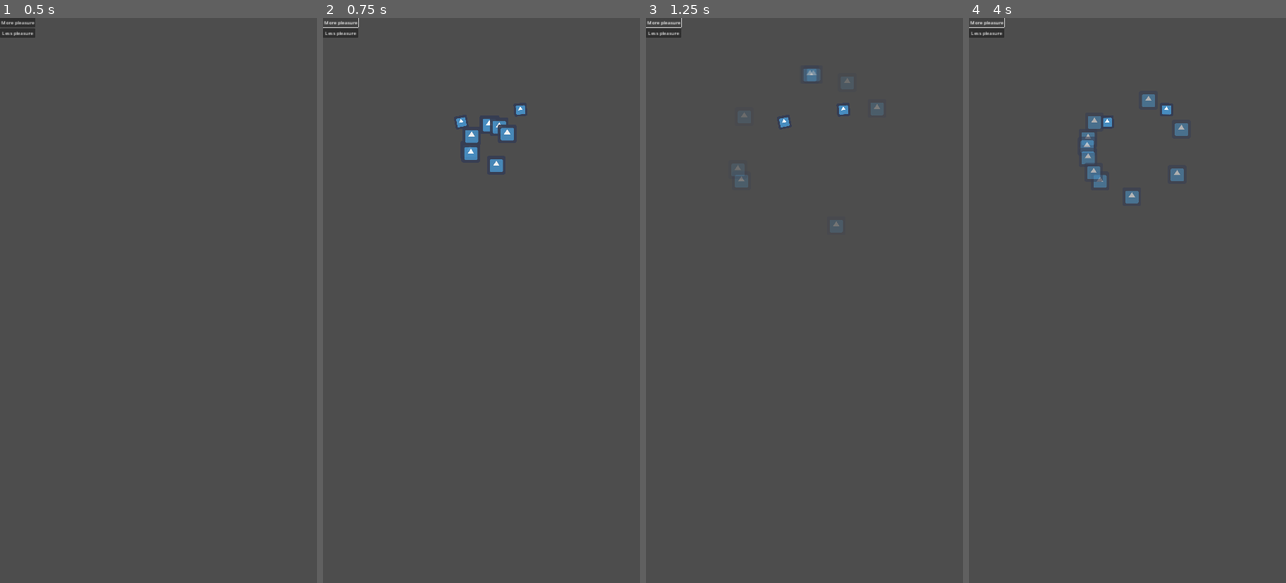
Above: before the commit, frames 1-4 (left to right).
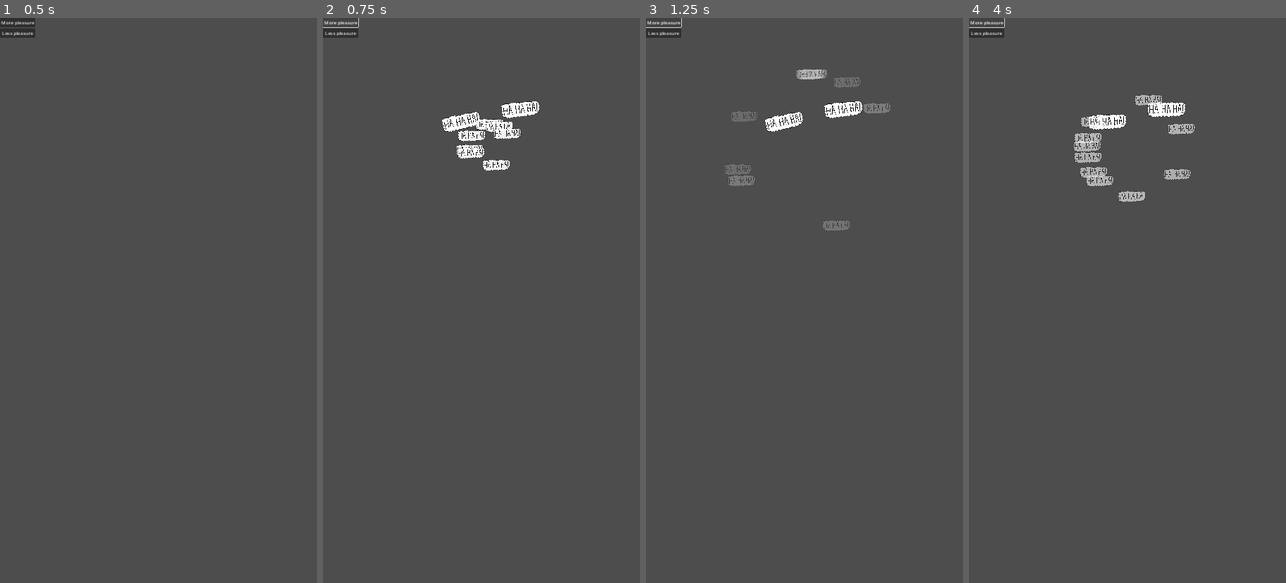
Above: after the commit, the same moments.

Repository: lemurivolta/ggj2024
Game: Godot game, scene res://components/laugh_or_grr/laugh_or_grr_test.tscn
Same seed, same stepped clock (60 frames per second), same inputs: the game is played once before the commit and once after it. This scene is started directly instead of the project's main scene. The engine's default icon, where the game draws it, is replaced by a stand-in: a white triangle on a blue panel in a dark square.
Inputs:
- Up to frame 1 (0.5 s): no input
- Up to frame 2 (0.75 s): click "More pleasure" at 0.5 s
- Up to frame 3 (1.25 s): no input
- Up to frame 4 (4 s): click "Less pleasure" at 1.25 s; click "More pleasure" at 2 s; click "Less pleasure" at 2.75 s; click "More pleasure" at 3.5 s

Frame 1 is identical in both runs. In frame 2, 1.4% of the frame differs, in the area x 37-69%, y 14-28%; in frame 3, 1.5%; in frame 4, 1.9%, in the area x 32-72%, y 13-33%.

Commit message:
feat: laugh/grr sprites

Diff:
--- a/components/laugh_or_grr/laugh_or_grr.tscn
+++ b/components/laugh_or_grr/laugh_or_grr.tscn
@@ -1,7 +1,8 @@
-[gd_scene load_steps=4 format=3 uid="uid://b65s2f6rnfxt1"]
-
-[ext_resource type="Texture2D" uid="uid://cnssbm8x5rjsb" path="res://icon.png" id="1_5ohxh"]
+[gd_scene load_steps=5 format=3 uid="uid://b65s2f6rnfxt1"]
+
 [ext_resource type="Script" path="res://components/laugh_or_grr/laugh_or_grr.gd" id="1_wi7hq"]
+[ext_resource type="Texture2D" uid="uid://bfdvg43dlndn6" path="res://Assets/2D/RISATA (2).png" id="2_6nq1o"]
+[ext_resource type="Texture2D" uid="uid://bmbvy1rruwx2v" path="res://Assets/2D/RABBIA (1).png" id="3_jr81g"]
 [ext_resource type="PackedScene" uid="uid://d3nojpv4x7v1p" path="res://components/laugh_or_grr/reaction_particles_2d.tscn" id="3_y3p8s"]
 
 [node name="LaughOrGrr" type="Node2D" node_paths=PackedStringArray("sprites_happy", "sprites_enraged")]
@@ -16,37 +17,44 @@
 [node name="Sprite2D" type="Sprite2D" parent="HappyLevel1"]
 visible = false
 position = Vector2(410, 305)
-texture = ExtResource("1_5ohxh")
+scale = Vector2(0.1, 0.1)
+texture = ExtResource("2_6nq1o")
 
 [node name="Sprite2D2" type="Sprite2D" parent="HappyLevel1"]
 visible = false
 position = Vector2(698, 245)
-texture = ExtResource("1_5ohxh")
+scale = Vector2(0.1, 0.1)
+texture = ExtResource("2_6nq1o")
 
 [node name="Sprite2D3" type="Sprite2D" parent="HappyLevel1"]
 visible = false
 position = Vector2(892, 463)
-texture = ExtResource("1_5ohxh")
+scale = Vector2(0.1, 0.1)
+texture = ExtResource("2_6nq1o")
 
 [node name="Sprite2D4" type="Sprite2D" parent="HappyLevel1"]
 visible = false
 position = Vector2(292, 491)
-texture = ExtResource("1_5ohxh")
+scale = Vector2(0.1, 0.1)
+texture = ExtResource("2_6nq1o")
 
 [node name="Sprite2D5" type="Sprite2D" parent="HappyLevel1"]
 visible = false
 position = Vector2(776, 703)
-texture = ExtResource("1_5ohxh")
+scale = Vector2(0.1, 0.1)
+texture = ExtResource("2_6nq1o")
 
 [node name="Sprite2D6" type="Sprite2D" parent="HappyLevel1"]
 visible = false
 position = Vector2(468, 747)
-texture = ExtResource("1_5ohxh")
+scale = Vector2(0.1, 0.1)
+texture = ExtResource("2_6nq1o")
 
 [node name="Sprite2D7" type="Sprite2D" parent="HappyLevel1"]
 visible = false
 position = Vector2(448, 595)
-texture = ExtResource("1_5ohxh")
+scale = Vector2(0.1, 0.1)
+texture = ExtResource("2_6nq1o")
 
 [node name="HappyLevel2" type="Node2D" parent="."]
 position = Vector2(-92, -56)
@@ -55,37 +63,44 @@
 [node name="Sprite2D" type="Sprite2D" parent="HappyLevel2"]
 visible = false
 position = Vector2(410, 305)
-texture = ExtResource("1_5ohxh")
+scale = Vector2(0.1, 0.1)
+texture = ExtResource("2_6nq1o")
 
 [node name="Sprite2D2" type="Sprite2D" parent="HappyLevel2"]
 visible = false
 position = Vector2(698, 245)
-texture = ExtResource("1_5ohxh")
+scale = Vector2(0.1, 0.1)
+texture = ExtResource("2_6nq1o")
 
 [node name="Sprite2D3" type="Sprite2D" parent="HappyLevel2"]
 visible = false
 position = Vector2(892, 463)
-texture = ExtResource("1_5ohxh")
+scale = Vector2(0.1, 0.1)
+texture = ExtResource("2_6nq1o")
 
 [node name="Sprite2D4" type="Sprite2D" parent="HappyLevel2"]
 visible = false
 position = Vector2(292, 491)
-texture = ExtResource("1_5ohxh")
+scale = Vector2(0.1, 0.1)
+texture = ExtResource("2_6nq1o")
 
 [node name="Sprite2D5" type="Sprite2D" parent="HappyLevel2"]
 visible = false
 position = Vector2(776, 703)
-texture = ExtResource("1_5ohxh")
+scale = Vector2(0.1, 0.1)
+texture = ExtResource("2_6nq1o")
 
 [node name="Sprite2D6" type="Sprite2D" parent="HappyLevel2"]
 visible = false
 position = Vector2(468, 747)
-texture = ExtResource("1_5ohxh")
+scale = Vector2(0.1, 0.1)
+texture = ExtResource("2_6nq1o")
 
 [node name="Sprite2D7" type="Sprite2D" parent="HappyLevel2"]
 visible = false
 position = Vector2(448, 595)
-texture = ExtResource("1_5ohxh")
+scale = Vector2(0.1, 0.1)
+texture = ExtResource("2_6nq1o")
 
 [node name="HappyLevel3" type="Node2D" parent="."]
 position = Vector2(-92, -56)
@@ -94,37 +109,44 @@
 [node name="Sprite2D" type="Sprite2D" parent="HappyLevel3"]
 visible = false
 position = Vector2(199.091, 192.727)
-texture = ExtResource("1_5ohxh")
+scale = Vector2(0.1, 0.1)
+texture = ExtResource("2_6nq1o")
 
 [node name="Sprite2D2" type="Sprite2D" parent="HappyLevel3"]
 visible = false
 position = Vector2(938.182, 289.091)
-texture = ExtResource("1_5ohxh")
+scale = Vector2(0.1, 0.1)
+texture = ExtResource("2_6nq1o")
 
 [node name="Sprite2D3" type="Sprite2D" parent="HappyLevel3"]
 visible = false
 position = Vector2(502.727, 135.455)
-texture = ExtResource("1_5ohxh")
+scale = Vector2(0.1, 0.1)
+texture = ExtResource("2_6nq1o")
 
 [node name="Sprite2D4" type="Sprite2D" parent="HappyLevel3"]
 visible = false
 position = Vector2(270, 690.909)
-texture = ExtResource("1_5ohxh")
+scale = Vector2(0.1, 0.1)
+texture = ExtResource("2_6nq1o")
 
 [node name="Sprite2D5" type="Sprite2D" parent="HappyLevel3"]
 visible = false
 position = Vector2(936.364, 648.182)
-texture = ExtResource("1_5ohxh")
+scale = Vector2(0.1, 0.1)
+texture = ExtResource("2_6nq1o")
 
 [node name="Sprite2D6" type="Sprite2D" parent="HappyLevel3"]
 visible = false
 position = Vector2(199.091, 354.545)
-texture = ExtResource("1_5ohxh")
+scale = Vector2(0.1, 0.1)
+texture = ExtResource("2_6nq1o")
 
 [node name="Sprite2D7" type="Sprite2D" parent="HappyLevel3"]
 visible = false
 position = Vector2(644.545, 810)
-texture = ExtResource("1_5ohxh")
+scale = Vector2(0.1, 0.1)
+texture = ExtResource("2_6nq1o")
 
 [node name="EnragedLevel1" type="Node2D" parent="."]
 position = Vector2(184, 140)
@@ -132,45 +154,45 @@
 
 [node name="Sprite2D" type="Sprite2D" parent="EnragedLevel1"]
 visible = false
-self_modulate = Color(1, 0, 1, 1)
 position = Vector2(410, 305)
-texture = ExtResource("1_5ohxh")
+scale = Vector2(0.1, 0.1)
+texture = ExtResource("3_jr81g")
 
 [node name="Sprite2D2" type="Sprite2D" parent="EnragedLevel1"]
 visible = false
-self_modulate = Color(1, 0, 1, 1)
 position = Vector2(698, 245)
-texture = ExtResource("1_5ohxh")
+scale = Vector2(0.1, 0.1)
+texture = ExtResource("3_jr81g")
 
 [node name="Sprite2D3" type="Sprite2D" parent="EnragedLevel1"]
 visible = false
-self_modulate = Color(1, 0, 1, 1)
 position = Vector2(892, 463)
-texture = ExtResource("1_5ohxh")
+scale = Vector2(0.1, 0.1)
+texture = ExtResource("3_jr81g")
 
 [node name="Sprite2D4" type="Sprite2D" parent="EnragedLevel1"]
 visible = false
-self_modulate = Color(1, 0, 1, 1)
 position = Vector2(292, 491)
-texture = ExtResource("1_5ohxh")
+scale = Vector2(0.1, 0.1)
+texture = ExtResource("3_jr81g")
 
 [node name="Sprite2D5" type="Sprite2D" parent="EnragedLevel1"]
 visible = false
-self_modulate = Color(1, 0, 1, 1)
 position = Vector2(776, 703)
-texture = ExtResource("1_5ohxh")
+scale = Vector2(0.1, 0.1)
+texture = ExtResource("3_jr81g")
 
 [node name="Sprite2D6" type="Sprite2D" parent="EnragedLevel1"]
 visible = false
-self_modulate = Color(1, 0, 1, 1)
 position = Vector2(468, 747)
-texture = ExtResource("1_5ohxh")
+scale = Vector2(0.1, 0.1)
+texture = ExtResource("3_jr81g")
 
 [node name="Sprite2D7" type="Sprite2D" parent="EnragedLevel1"]
 visible = false
-self_modulate = Color(1, 0, 1, 1)
 position = Vector2(448, 595)
-texture = ExtResource("1_5ohxh")
+scale = Vector2(0.1, 0.1)
+texture = ExtResource("3_jr81g")
 
 [node name="EnragedLevel2" type="Node2D" parent="."]
 position = Vector2(-92, -56)
@@ -178,45 +200,45 @@
 
 [node name="Sprite2D" type="Sprite2D" parent="EnragedLevel2"]
 visible = false
-self_modulate = Color(1, 0, 1, 1)
 position = Vector2(410, 305)
-texture = ExtResource("1_5ohxh")
+scale = Vector2(0.1, 0.1)
+texture = ExtResource("3_jr81g")
 
 [node name="Sprite2D2" type="Sprite2D" parent="EnragedLevel2"]
 visible = false
-self_modulate = Color(1, 0, 1, 1)
 position = Vector2(698, 245)
-texture = ExtResource("1_5ohxh")
+scale = Vector2(0.1, 0.1)
+texture = ExtResource("3_jr81g")
 
 [node name="Sprite2D3" type="Sprite2D" parent="EnragedLevel2"]
 visible = false
-self_modulate = Color(1, 0, 1, 1)
 position = Vector2(892, 463)
-texture = ExtResource("1_5ohxh")
+scale = Vector2(0.1, 0.1)
+texture = ExtResource("3_jr81g")
 
 [node name="Sprite2D4" type="Sprite2D" parent="EnragedLevel2"]
 visible = false
-self_modulate = Color(1, 0, 1, 1)
 position = Vector2(292, 491)
-texture = ExtResource("1_5ohxh")
+scale = Vector2(0.1, 0.1)
+texture = ExtResource("3_jr81g")
 
 [node name="Sprite2D5" type="Sprite2D" parent="EnragedLevel2"]
 visible = false
-self_modulate = Color(1, 0, 1, 1)
 position = Vector2(776, 703)
-texture = ExtResource("1_5ohxh")
+scale = Vector2(0.1, 0.1)
+texture = ExtResource("3_jr81g")
 
 [node name="Sprite2D6" type="Sprite2D" parent="EnragedLevel2"]
 visible = false
-self_modulate = Color(1, 0, 1, 1)
 position = Vector2(468, 747)
-texture = ExtResource("1_5ohxh")
+scale = Vector2(0.1, 0.1)
+texture = ExtResource("3_jr81g")
 
 [node name="Sprite2D7" type="Sprite2D" parent="EnragedLevel2"]
 visible = false
-self_modulate = Color(1, 0, 1, 1)
 position = Vector2(448, 595)
-texture = ExtResource("1_5ohxh")
+scale = Vector2(0.1, 0.1)
+texture = ExtResource("3_jr81g")
 
 [node name="EnragedLevel3" type="Node2D" parent="."]
 position = Vector2(-92, -56)
@@ -224,53 +246,55 @@
 
 [node name="Sprite2D" type="Sprite2D" parent="EnragedLevel3"]
 visible = false
-self_modulate = Color(1, 0, 1, 1)
 position = Vector2(199.091, 192.727)
-texture = ExtResource("1_5ohxh")
+scale = Vector2(0.1, 0.1)
+texture = ExtResource("3_jr81g")
 
 [node name="Sprite2D2" type="Sprite2D" parent="EnragedLevel3"]
 visible = false
-self_modulate = Color(1, 0, 1, 1)
 position = Vector2(938.182, 289.091)
-texture = ExtResource("1_5ohxh")
+scale = Vector2(0.1, 0.1)
+texture = ExtResource("3_jr81g")
 
 [node name="Sprite2D3" type="Sprite2D" parent="EnragedLevel3"]
 visible = false
-self_modulate = Color(1, 0, 1, 1)
 position = Vector2(502.727, 135.455)
-texture = ExtResource("1_5ohxh")
+scale = Vector2(0.1, 0.1)
+texture = ExtResource("3_jr81g")
 
 [node name="Sprite2D4" type="Sprite2D" parent="EnragedLevel3"]
 visible = false
-self_modulate = Color(1, 0, 1, 1)
 position = Vector2(270, 690.909)
-texture = ExtResource("1_5ohxh")
+scale = Vector2(0.1, 0.1)
+texture = ExtResource("3_jr81g")
 
 [node name="Sprite2D5" type="Sprite2D" parent="EnragedLevel3"]
 visible = false
-self_modulate = Color(1, 0, 1, 1)
 position = Vector2(936.364, 648.182)
-texture = ExtResource("1_5ohxh")
+scale = Vector2(0.1, 0.1)
+texture = ExtResource("3_jr81g")
 
 [node name="Sprite2D6" type="Sprite2D" parent="EnragedLevel3"]
 visible = false
-self_modulate = Color(1, 0, 1, 1)
 position = Vector2(199.091, 354.545)
-texture = ExtResource("1_5ohxh")
+scale = Vector2(0.1, 0.1)
+texture = ExtResource("3_jr81g")
 
 [node name="Sprite2D7" type="Sprite2D" parent="EnragedLevel3"]
 visible = false
-self_modulate = Color(1, 0, 1, 1)
 position = Vector2(644.545, 810)
-texture = ExtResource("1_5ohxh")
+scale = Vector2(0.1, 0.1)
+texture = ExtResource("3_jr81g")
 
 [node name="HappyParticles2D" parent="." instance=ExtResource("3_y3p8s")]
 unique_name_in_owner = true
 position = Vector2(569, 431)
+texture = ExtResource("2_6nq1o")
 
 [node name="GrrParticles2D" parent="." instance=ExtResource("3_y3p8s")]
 unique_name_in_owner = true
 position = Vector2(569, 431)
+texture = ExtResource("3_jr81g")
 
 [node name="ParticlesTimer" type="Timer" parent="."]
 unique_name_in_owner = true
--- a/components/laugh_or_grr/laugh_or_grr_test.tscn
+++ b/components/laugh_or_grr/laugh_or_grr_test.tscn
@@ -7,7 +7,6 @@
 script = ExtResource("1_kabi7")
 
 [node name="LaughOrGrr" parent="." instance=ExtResource("1_1mxdb")]
-random_rotation_radians = 0.523599
 
 [node name="Control" type="Control" parent="."]
 layout_mode = 3
--- a/components/laugh_or_grr/reaction_particles_2d.tscn
+++ b/components/laugh_or_grr/reaction_particles_2d.tscn
@@ -18,6 +18,8 @@
 initial_velocity_min = 385.09
 initial_velocity_max = 385.09
 gravity = Vector3(0, 98, 0)
+scale_min = 0.05
+scale_max = 0.05
 alpha_curve = SubResource("CurveTexture_s6xxt")
 
 [node name="ReactionParticles2D" type="GPUParticles2D"]
Binary file added: Assets/2D/RABBIA (1).png
Not shown, added: Assets/2D/RABBIA (1).png.import
Binary file added: Assets/2D/RISATA (2).png
Not shown, added: Assets/2D/RISATA (2).png.import
